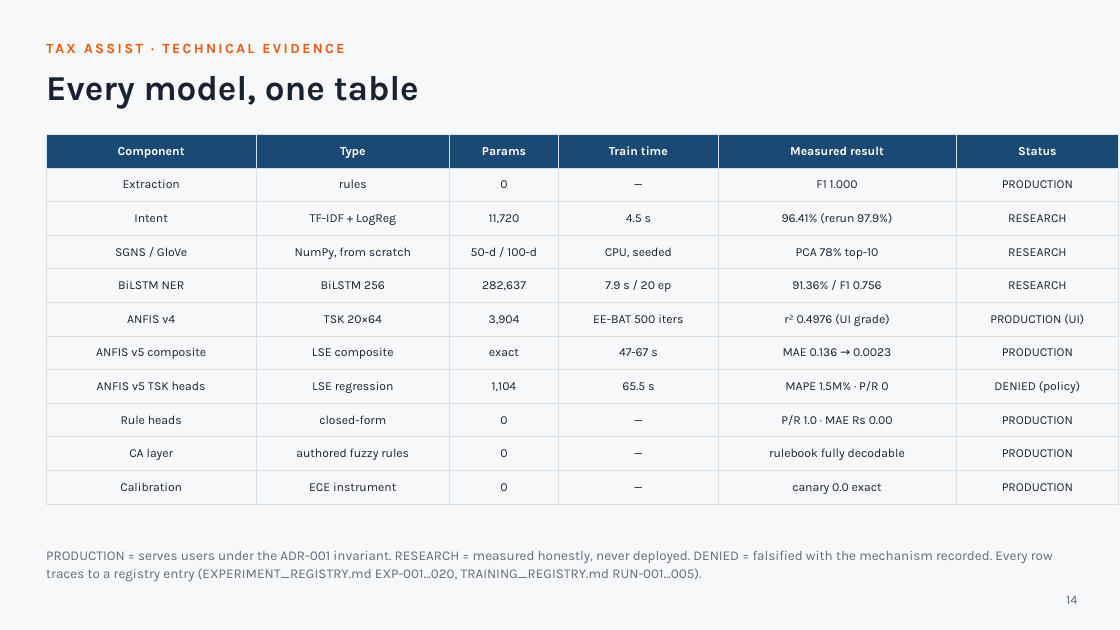
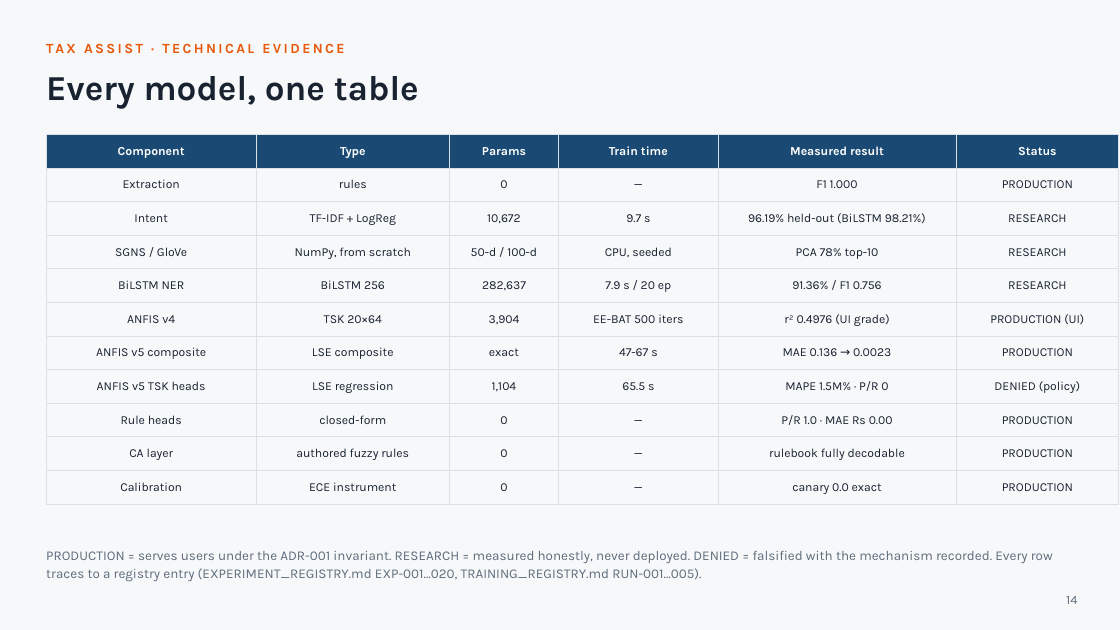
Before and after one commit to Jayant1711/Tax_Assist-system, a slide deck: slide 14 of TaxAssist_Technical_Evidence_Deck.pptx. Drawn at 1120x630 pixels with LibreOffice and Linux fonts; fonts in the diff are those of the drawing. Boxes give left, top, right and bottom in pixels: in the first picture for what was removed or moved away, otherwise in the second. Text is boxed around its words. In the diff, an @@ line names an element or a change of style, - is before the commit and + after.

```diff
--- a/TaxAssist_Technical_Evidence_Deck.pptx
+++ b/TaxAssist_Technical_Evidence_Deck.pptx
@@ table at [46,134,1119,498] @@
-row 3: Intent | TF-IDF + LogReg | 11,720 | 4.5 s | 96.41% (rerun 97.9%) | RESEARCH
+row 3: Intent | TF-IDF + LogReg | 10,672 | 9.7 s | 96.19% held-out (BiLSTM 98.21%) | RESEARCH
```
Also in this commit, not shown: 2 other slides changed, 12 other files.
